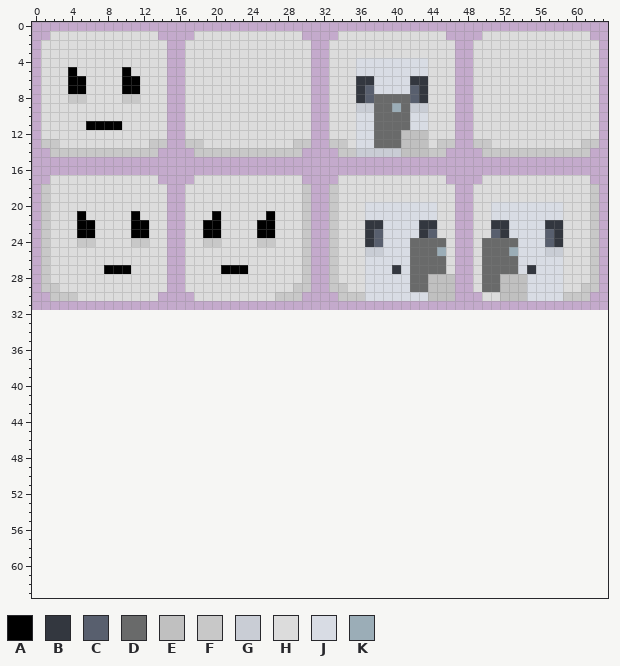
File history of a pixel-art file, dev/assets/player.ase. The picture above is the old version.
64x32 pixels, 1 frame. Colours within 5 levels of each other are drawn and written as one. The old version is drawn lined up with the new one, on the new canvas.
Visible layers, top first: "mobile", "light" opacity 25%, "player".
Palette (. is transparent): A #000000  B #33373f  C #585f6e  D #696a6a  E #c0c0c0  F #c8c8c8  G #c9cdd5  H #dcdcdc  J #d8dce4  K #9badb7
Pixels before (only the part around the change), first column x 0:
19 .FHHHHHHHHHHHHH..HHHHHHHHHHHHHF..FHHHHHHHHHHHHH..HHHHHHHHHHHHHF.
20 .FHHHHHHHHHHHHH..HHHHHHHHHHHHHF..FHHHJJJJJJJJHH..HHJJJJJJJJHHHF.
21 .FHHHAHHHHHAHHH..HHHAHHHHHAHHHF..FHHHJJJJJJJJHH..HHJJJJJJJJHHHF.
22 .FHHHAAHHHHAAHH..HHAAHHHHAAHHHF..FHHHBBJJJJBBHH..HHBBJJJJBBHHHF.
23 .FHHHAAHHHHAAHH..HHAAHHHHAAHHHF..FHHHBCJJJJBCHH..HHCBJJJJCBHHHF.
24 .FHHHFFHHHHFFHH..HHFFHHHHFFHHHF..FHHHBCJJJDDDDH..HDDDDJJJCBHHHF.
25 .FHHHHHHHHHHHHH..HHHHHHHHHHHHHF..FHHHGGJJJDDDKH..HDDDKJJJGGHHHF.
26 .FHHHHHHHHHHHHH..HHHHHHHHHHHHHF..FHHHJJJJJDDDDH..HDDDDJJJJJHHHF.
27 .FHHHHHHAAAHHHH..HHHHAAAHHHHHHF..FHHHJJJBJDDDDH..HDDDDJBJJJHHHF.
28 .FHHHHHHHHHHHHH..HHHHHHHHHHHHHF..FHHHJJJJJDDEEE..HDDEEEJJJJHHHF.
29 .FFHHHHHHHHHHHH..HHHHHHHHHHHHFF..FFHHJJJJJDDEEE..HDDEEEJJJJHHFF.
30 ..FFFHHHHHHHHH....HHHHHHHHHFFF....FFFJJJJJJJEEE...HHEEEJJJJFFF..
31 ................................................................
32 ................................................................
33 ................................................................
34 ................................................................
35 ................................................................
36 ................................................................
37 ................................................................
38 ................................................................
39 ................................................................
40 ................................................................
41 ................................................................
42 ................................................................
43 ................................................................
44 ................................................................
45 ................................................................
46 ................................................................
47 ................................................................
48 ................................................................
49 ................................................................
50 ................................................................
51 ................................................................
52 ................................................................
53 ................................................................
54 ................................................................
55 ................................................................
56 ................................................................
57 ................................................................
58 ................................................................
59 ................................................................
60 ................................................................
61 ................................................................
62 ................................................................
63 ................................................................
The same view after the edit:
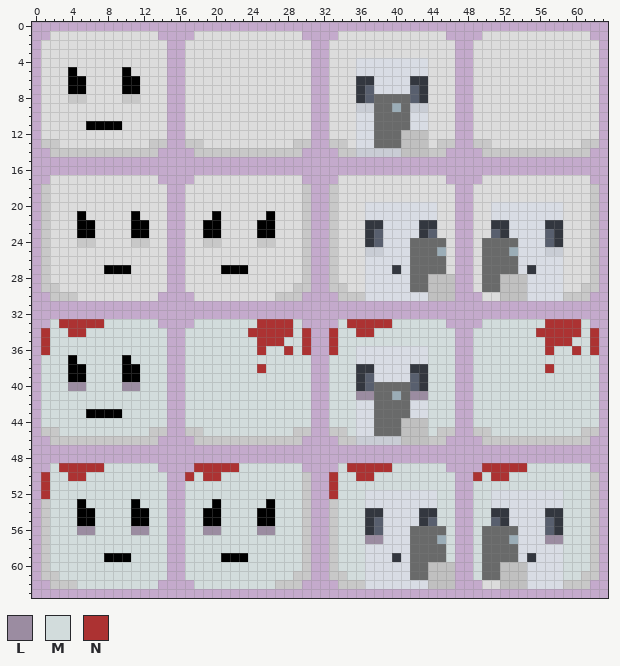
Colours new in this view: L #9b8ca1  M #d2dcdc  N #ac3232
The edit:
canvas 64x32 -> 64x64
y 33: x 2..13 ............ -> MNNNNNMMMMMM; x 18..29 ............ -> MMMMMMMNNNNM; x 34..45 ............ -> MNNNNNMMMMMM; x 50..61 ............ -> MMMMMMMNNNNM
y 34: x 1..14 .............. -> NMMNNMMMMMMMMM; x 17..30 .............. -> MMMMMMMNNNNNMN; x 33..46 .............. -> NMMNNMMMMMMMMM; x 49..62 .............. -> MMMMMMMNNNNNMN
y 35: x 1..14 .............. -> NMMMMMMMMMMMMM; x 17..30 .............. -> MMMMMMMMNNNMMN; x 33..46 .............. -> NMMMMMMMMMMMMM; x 49..62 .............. -> MMMMMMMMNNNMMN
y 36: x 1..14 .............. -> NMMMMMMMMMMMMM; x 17..30 .............. -> MMMMMMMMNMMNMN; x 33..46 .............. -> NMMJJJJJJJJMMM; x 49..62 .............. -> MMMMMMMMNMMNMN
y 37: x 1..14 .............. -> MMMAMMMMMAMMMM; x 17..30 .............. -> MMMMMMMMMMMMMM; x 33..46 .............. -> MMMJJJJJJJJMMM; x 49..62 .............. -> MMMMMMMMMMMMMM
y 38: x 1..14 .............. -> MMMAAMMMMAAMMM; x 17..30 .............. -> MMMMMMMMNMMMMM; x 33..46 .............. -> MMMBBJJJJBBMMM; x 49..62 .............. -> MMMMMMMMNMMMMM
y 39: x 1..14 .............. -> MMMAAMMMMAAMMM; x 17..30 .............. -> MMMMMMMMMMMMMM; x 33..46 .............. -> MMMBCJJJJCBMMM; x 49..62 .............. -> MMMMMMMMMMMMMM
y 40: x 1..14 .............. -> MMMLLMMMMLLMMM; x 17..30 .............. -> MMMMMMMMMMMMMM; x 33..46 .............. -> MMMBCDDDDCBMMM; x 49..62 .............. -> MMMMMMMMMMMMMM
y 41: x 1..14 .............. -> MMMMMMMMMMMMMM; x 17..30 .............. -> MMMMMMMMMMMMMM; x 33..46 .............. -> MMMLLDDKDLLMMM; x 49..62 .............. -> MMMMMMMMMMMMMM
y 42: x 1..14 .............. -> MMMMMMMMMMMMMM; x 17..30 .............. -> MMMMMMMMMMMMMM; x 33..46 .............. -> MMMJJDDDDJJMMM; x 49..62 .............. -> MMMMMMMMMMMMMM
y 43: x 1..14 .............. -> MMMMMAAAAMMMMM; x 17..30 .............. -> MMMMMMMMMMMMMM; x 33..46 .............. -> MMMJJDDDDJJMMM; x 49..62 .............. -> MMMMMMMMMMMMMM
y 44: x 1..14 .............. -> MMMMMMMMMMMMMM; x 17..30 .............. -> MMMMMMMMMMMMMM; x 33..46 .............. -> MMMJJDDDEEEMMM; x 49..62 .............. -> MMMMMMMMMMMMMM
y 45: x 1..14 .............. -> FFMMMMMMMMMMFF; x 17..30 .............. -> FFMMMMMMMMMMFF; x 33..46 .............. -> FFMJJDDDEEEMFF; x 49..62 .............. -> FFMMMMMMMMMMFF
y 46: x 2..13 ............ -> FFFFFFFFFFFF; x 18..29 ............ -> FFFFFFFFFFFF; x 34..45 ............ -> FFGGGGGEEEFF; x 50..61 ............ -> FFFFFFFFFFFF
y 49: x 2..13 ............ -> MNNNNNMMMMMM; x 18..29 ............ -> NNNNNMMMMMMM; x 34..45 ............ -> MNNNNNMMMMMM; x 50..61 ............ -> NNNNNMMMMMMM
y 50: x 1..14 .............. -> NMMNNMMMMMMMMM; x 17..30 .............. -> NMNNMMMMMMMMMF; x 33..46 .............. -> NMMNNMMMMMMMMM; x 49..62 .............. -> NMNNMMMMMMMMMF
y 51: x 1..14 .............. -> NMMMMMMMMMMMMM; x 17..30 .............. -> MMMMMMMMMMMMMF; x 33..46 .............. -> NMMMMMMMMMMMMM; x 49..62 .............. -> MMMMMMMMMMMMMF
y 52: x 1..14 .............. -> NMMMMMMMMMMMMM; x 17..30 .............. -> MMMMMMMMMMMMMF; x 33..46 .............. -> NMMMJJJJJJJJMM; x 49..62 .............. -> MMJJJJJJJJMMMF
y 53: x 1..14 .............. -> FMMMAMMMMMAMMM; x 17..30 .............. -> MMMAMMMMMAMMMF; x 33..46 .............. -> FMMMJJJJJJJJMM; x 49..62 .............. -> MMJJJJJJJJMMMF
y 54: x 1..14 .............. -> FMMMAAMMMMAAMM; x 17..30 .............. -> MMAAMMMMAAMMMF; x 33..46 .............. -> FMMMBBJJJJBBMM; x 49..62 .............. -> MMBBJJJJBBMMMF
y 55: x 1..14 .............. -> FMMMAAMMMMAAMM; x 17..30 .............. -> MMAAMMMMAAMMMF; x 33..46 .............. -> FMMMBCJJJJBCMM; x 49..62 .............. -> MMCBJJJJCBMMMF
y 56: x 1..14 .............. -> FMMMLLMMMMLLMM; x 17..30 .............. -> MMLLMMMMLLMMMF; x 33..46 .............. -> FMMMBCJJJDDDDM; x 49..62 .............. -> MDDDDJJJCBMMMF
y 57: x 1..14 .............. -> FMMMMMMMMMMMMM; x 17..30 .............. -> MMMMMMMMMMMMMF; x 33..46 .............. -> FMMMLLJJJDDDKM; x 49..62 .............. -> MDDDKJJJLLMMMF
y 58: x 1..14 .............. -> FMMMMMMMMMMMMM; x 17..30 .............. -> MMMMMMMMMMMMMF; x 33..46 .............. -> FMMMJJJJJDDDDM; x 49..62 .............. -> MDDDDJJJJJMMMF
y 59: x 1..14 .............. -> FMMMMMMAAAMMMM; x 17..30 .............. -> MMMMAAAMMMMMMF; x 33..46 .............. -> FMMMJJJBJDDDDM; x 49..62 .............. -> MDDDDJBJJJMMMF
y 60: x 1..14 .............. -> FMMMMMMMMMMMMM; x 17..30 .............. -> MMMMMMMMMMMMMF; x 33..46 .............. -> FMMMJJJJJDDEEE; x 49..62 .............. -> MDDEEEJJJJMMMF
y 61: x 1..14 .............. -> FFMMMMMMMMMMMM; x 17..30 .............. -> MMMMMMMMMMMMFF; x 33..46 .............. -> FFMMJJJJJDDEEE; x 49..62 .............. -> MDDEEEJJJJMMFF
y 62: x 2..13 ............ -> FFFMMMMMMMMM; x 18..29 ............ -> MMMMMMMMMFFF; x 34..46 ............. -> FFFJJJJJJJEEE; x 50..61 ............ -> HHEEEJJJJFFF
